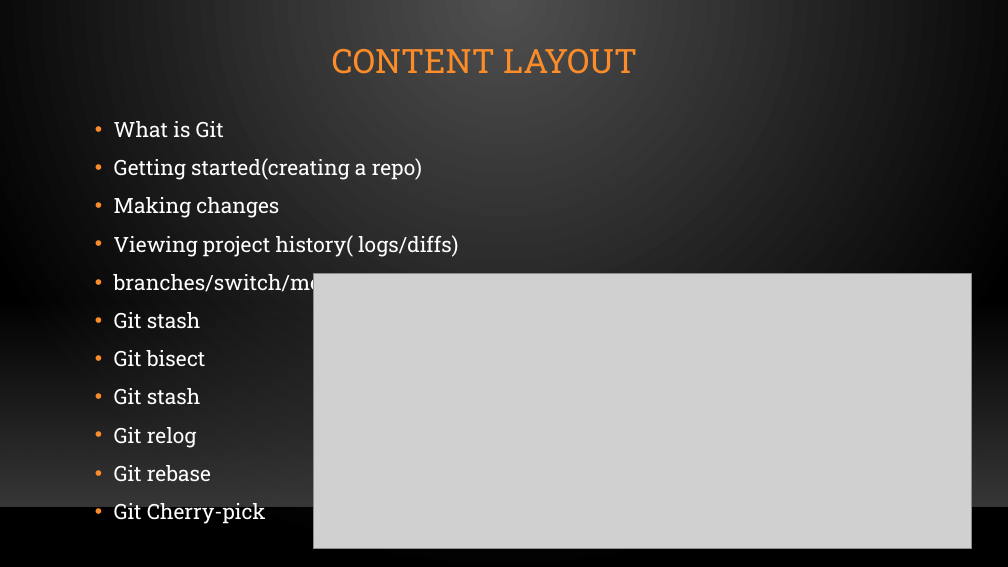
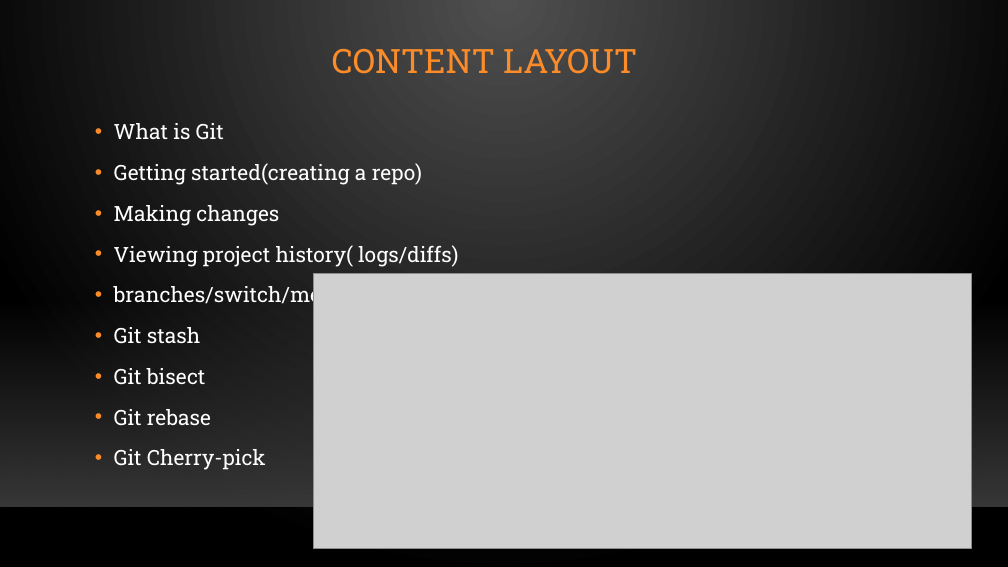
Before and after one commit to gwydion67/KOSS-presentation, a slide deck: slide 2 of New Git Concepts.pptx. Drawn at 1008x567 pixels with LibreOffice and Linux fonts; fonts in the diff are those of the drawing; grey boxes stand for pictures; background and template pictures are left out. Boxes give left, top, right and bottom in pixels: in the first picture for what was removed or moved away, otherwise in the second. Text is boxed around its words. In the diff, an @@ line names an element or a change of style, - is before the commit and + after.

```diff
--- a/New Git Concepts.pptx
+++ b/New Git Concepts.pptx
@@ text "What is Git" at [114,123,458,470]: line spacing 1.1 to 1.2 @@
@@ text at [114,388,201,448]: paragraphs removed @@
-• Git stash
-• Git relog
```
Also in this commit, not shown: 2 other slides changed, 3 slides added, 1 slide removed.
